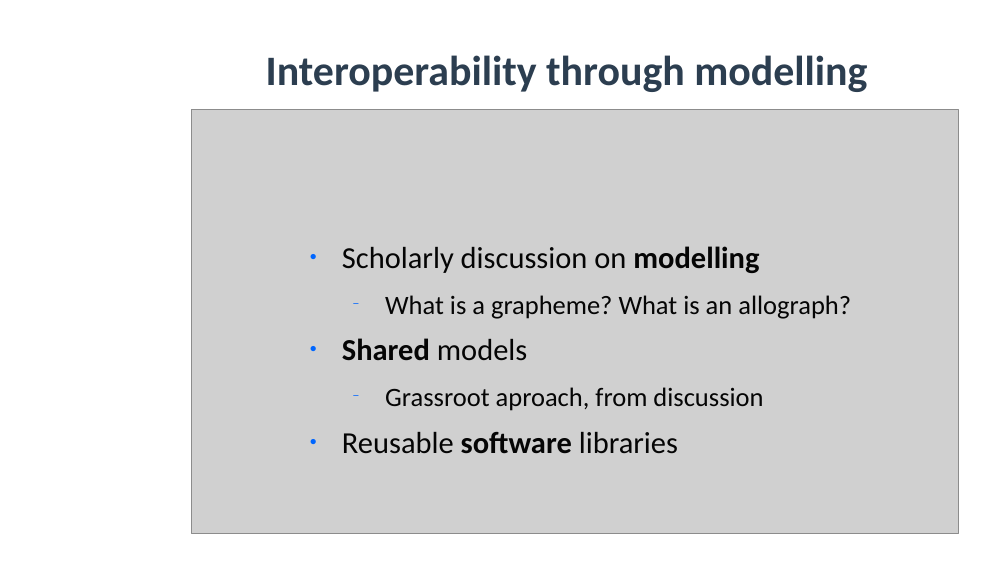
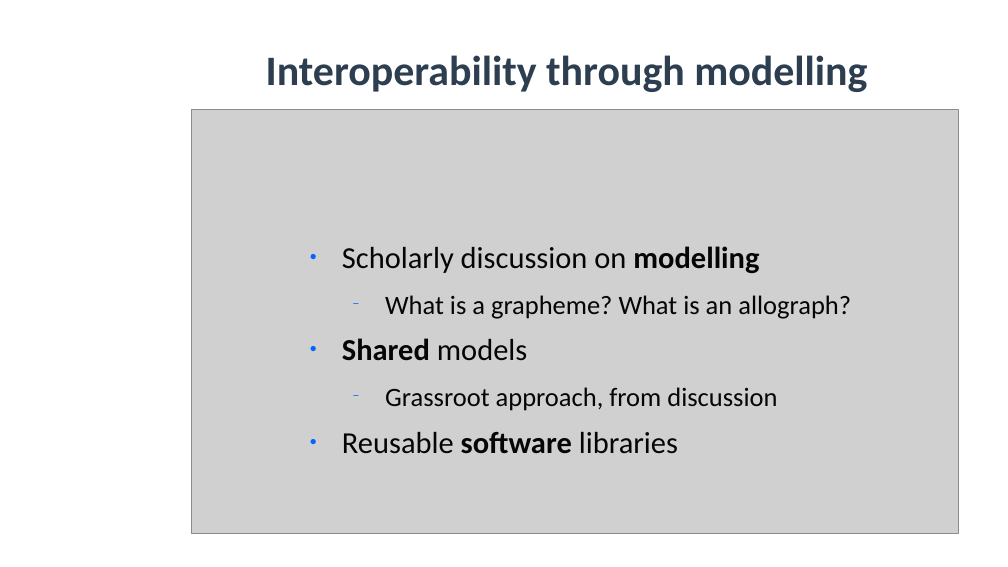
Before and after one commit to SunoikisisDC/SunoikisisDC-2021-2022, a slide deck: slide 39 of Summer/Session3_Monella.odp (slide 25 before the commit). Drawn at 1008x567 pixels with LibreOffice and Linux fonts; fonts in the diff are those of the drawing; grey boxes stand for pictures; background and template pictures are left out. Boxes give left, top, right and bottom in pixels: in the first picture for what was removed or moved away, otherwise in the second. Text is boxed around its words. In the diff, an @@ line names an element or a change of style, - is before the commit and + after.

```diff
--- a/Summer/Session3_Monella.odp
+++ b/Summer/Session3_Monella.odp
@@ text at bbox=[385, 387, 777, 411]: text changed @@
-  − Grassroot aproach, from discussion
+  − Grassroot approach, from discussion
```
Also in this commit, not shown: 29 other slides changed, 10 slides added, 12 slides removed, 1 other file.
